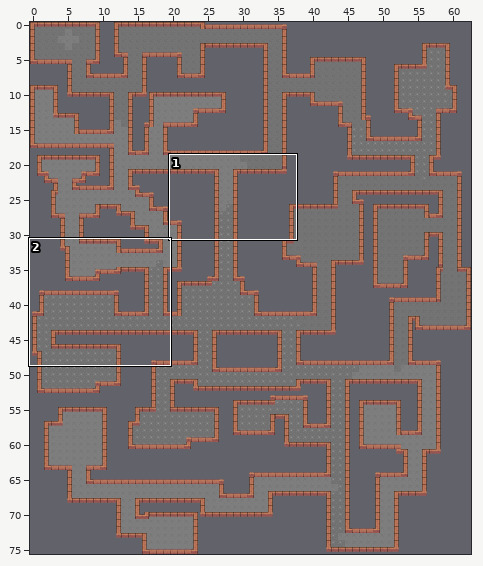
Tiled map, stored at Thalheimer is Among us/Assets/Map/Map.tmx. The first picture is a wide view before the edit; the outline marks the close-up.
Close-up. As it was:
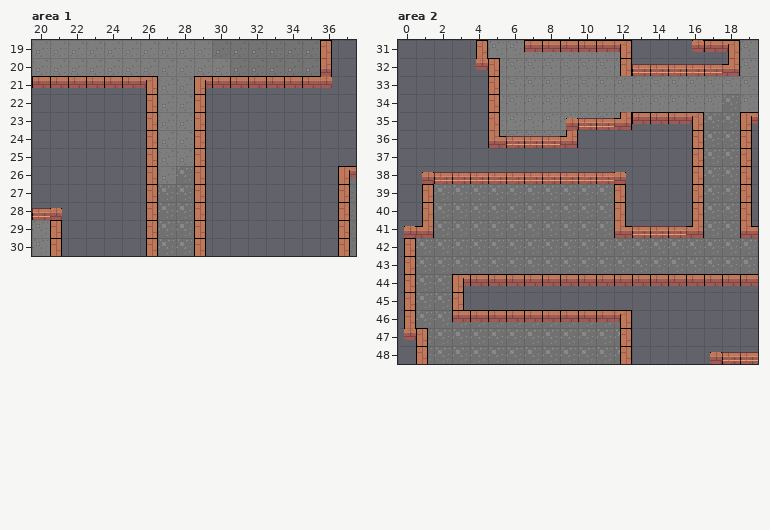
Cells are 24x24 px. Shown: area 1 x 20..37, y 19..30; area 2 x 0..19, y 31..48. The commit also changed other parts of the map, which this record leaves out.
Once edited:
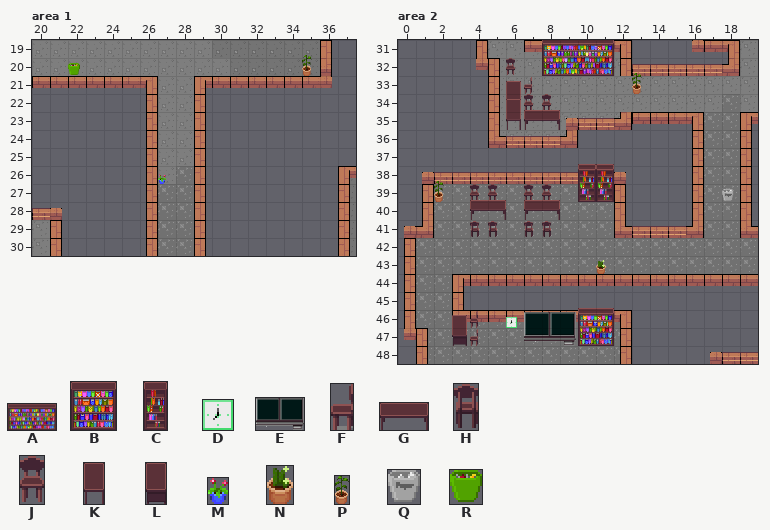
Key: from "jdt": A 1 "Object (2)", B 2 "Object (3)", C 4 "Object (5)", D 9 "Object (10)", E 14 "Object (15)", F 16 "Object (17)", G 17 "Object (18)", H 18 "Object (19)", J 19 "Object (20)", K 20 "Object (21)", L 21 "Object (22)", M 24 "Object (25)", N 32 "Object (33)", P 35 "Object (36)", Q 39 "Object (40)", R 40 "Object (41)".
_ is an empty cell.
Tiles of an added or newly shown layer are drawn over the layers below it.
Change:
Layer "Objects" (added), area 1:
Tile M now appears in row 26 at x 27.
Tile P now appears in row 20 at x 35.
Tile R now appears in row 20 at x 22.
Layer "Objects" (added), area 2:
Tile A now appears in row 32 at x 8.
Tile B now appears in row 47 at x 10.
Tile C now appears in row 39 at x 10 to 11.
Tile D now appears in row 46 at x 6.
Tile E now appears in row 47 at x 7.
Tile F now appears in row 33 at x 7; in rows 46 to 47 at x 4.
Tile G now appears in row 35 at x 7; in row 40 at x 4 and 7.
Tile H now appears in row 41 at x 4 to 5 and 7 to 8.
Tile J now appears in row 32 at x 6; in row 34 at x 7 to 8; in row 39 at x 4 to 5 and 7 to 8.
Tile K now appears in rows 34 to 35 at x 6.
Tile L now appears in row 47 at x 3.
Tile N now appears in row 43 at x 11.
Tile P now appears in row 33 at x 13; in row 39 at x 2.
Tile Q now appears in row 39 at x 18.
